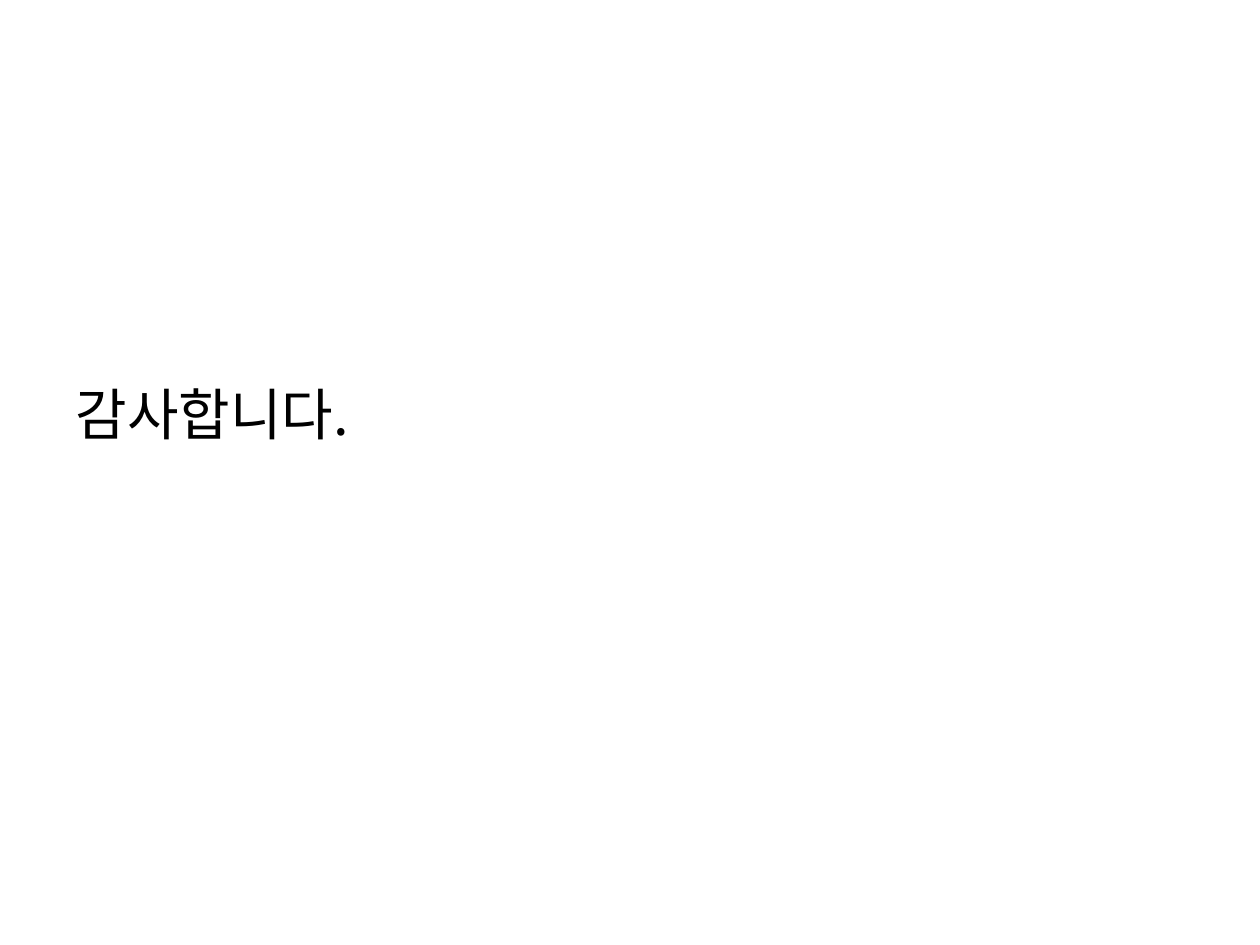
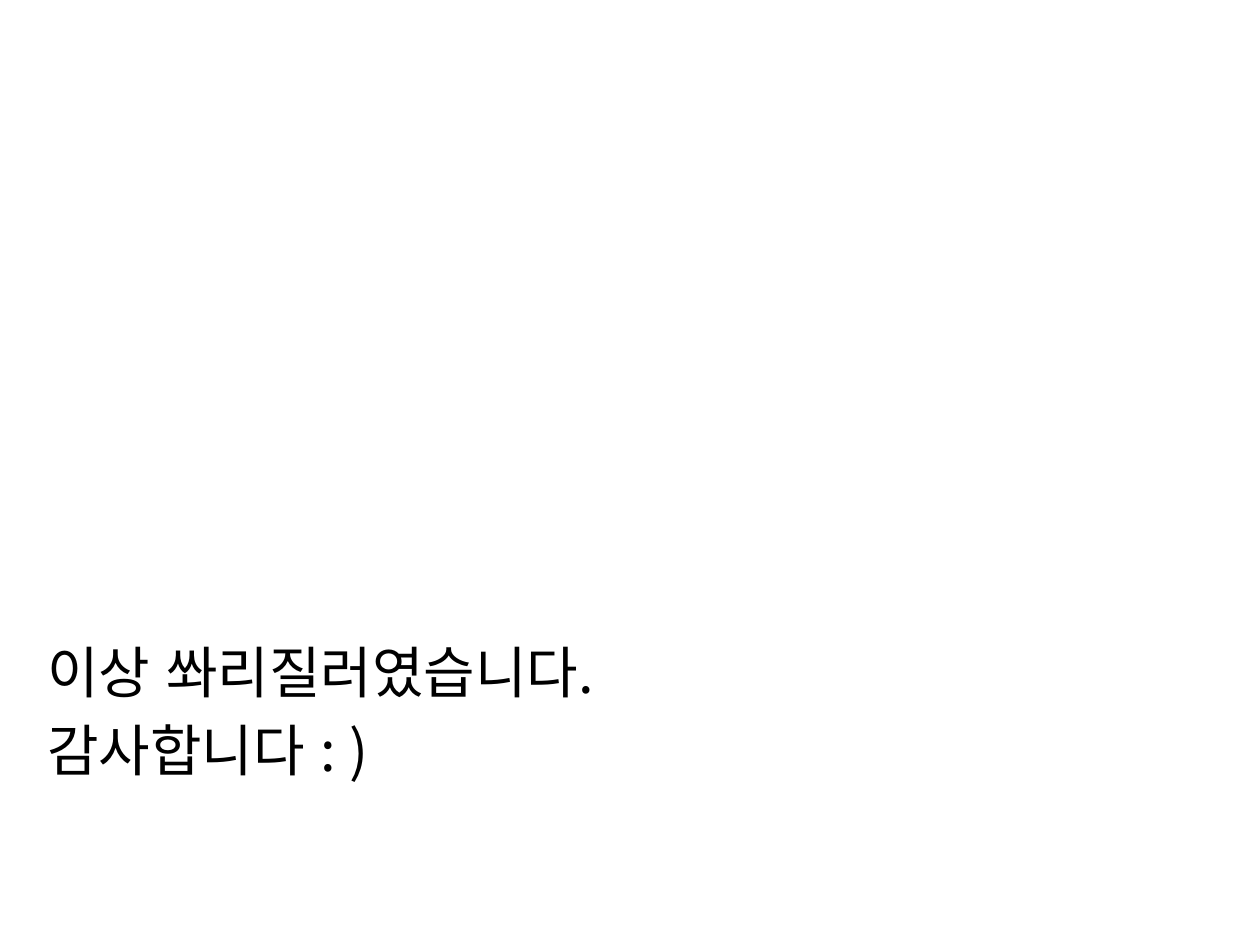
Before and after one commit to pasongsj/ideatone, a slide deck: slide 18 of ideatoneppt.pptx (slide 16 before the commit). Drawn at 1260x945 pixels with LibreOffice and Linux fonts; fonts in the diff are those of the drawing. Boxes give left, top, right and bottom in pixels: in the first picture for what was removed or moved away, otherwise in the second. Text is boxed around its words. In the diff, an @@ line names an element or a change of style, - is before the commit and + after.

```diff
--- a/ideatoneppt.pptx
+++ b/ideatoneppt.pptx
@@ text at bbox=[47, 646, 594, 776]: text changed @@
-감사합니다.
+이상 쏴리질러였습니다.
+감사합니다 : )
```
Also in this commit, not shown: 2 slides added, 1 other file.
